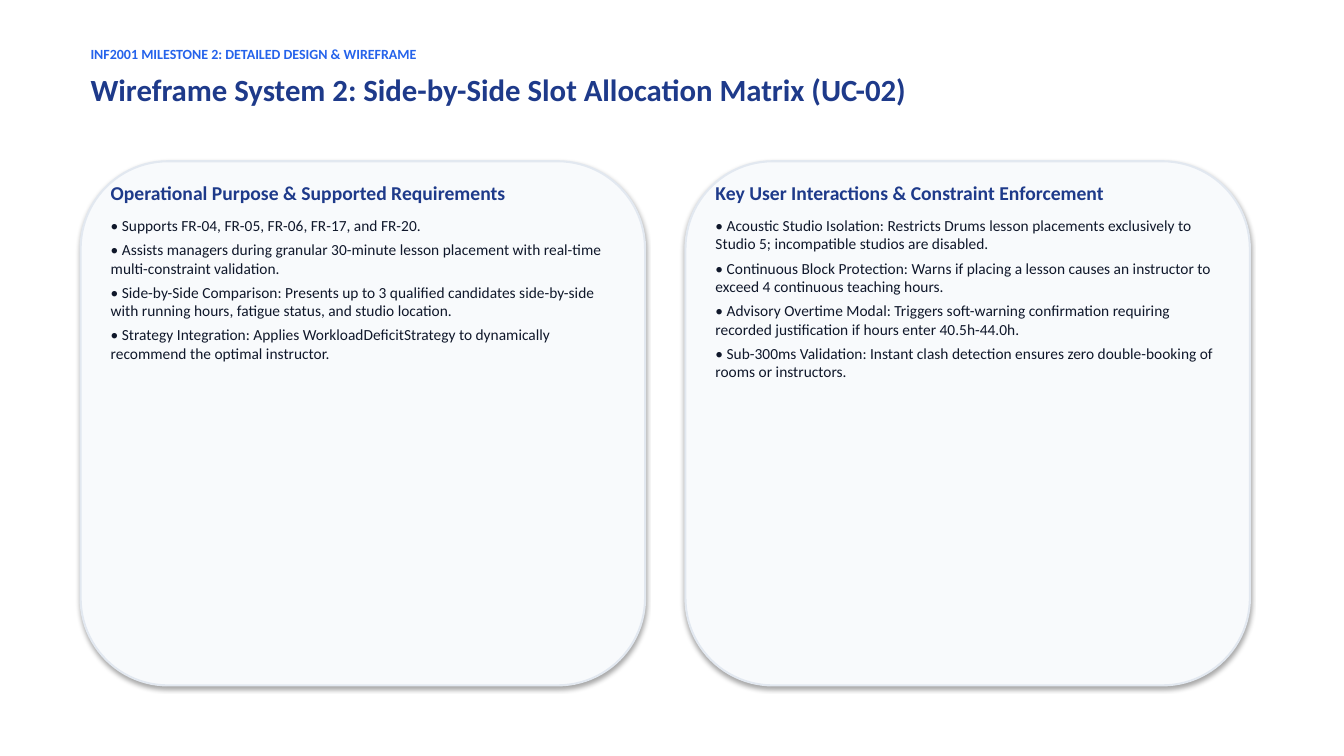
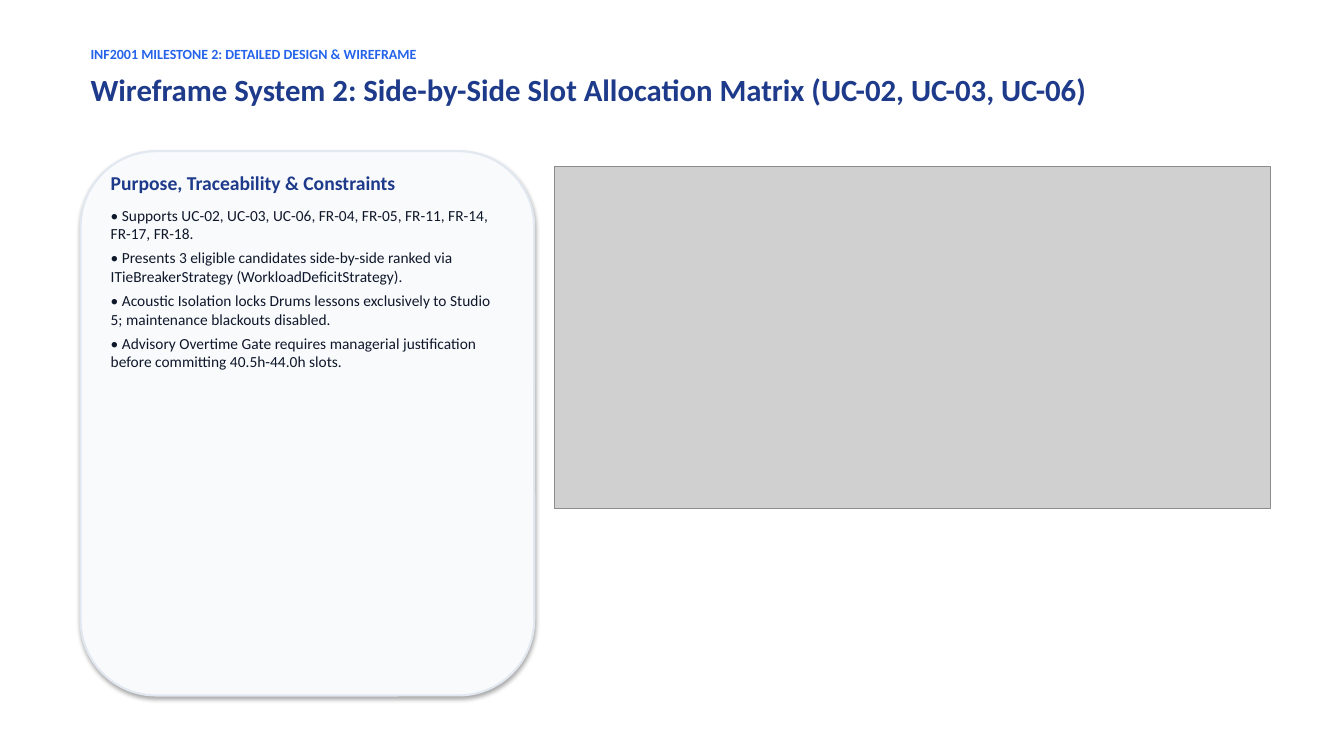
Before and after one commit to adoreblvnk/2001temp, a slide deck: slide 9 of report/INF2001-M2-P5-5-Presentation.pptx. Drawn at 1344x756 pixels with LibreOffice and Linux fonts; fonts in the diff are those of the drawing; grey boxes stand for pictures. Boxes give left, top, right and bottom in pixels: in the first picture for what was removed or moved away, otherwise in the second. Text is boxed around its words. In the diff, an @@ line names an element or a change of style, - is before the commit and + after.

Commit message:
feat(report): update M1/M2 deliverables, wireframes, diagrams, and presentation deck
- Update Milestone 1 & 2 markdown reports and recompiled publication PDFs
- Update class, component, and architecture diagrams with interface contracts
- Add wireframe mockups and design system assets (manager cockpit, allocation matrix, teacher portal, audit console)
- Add GoF Observer and Strategy pattern comparison diagrams
- Update presentation deck generation script and rebuild presentation PPTX

```diff
--- a/report/INF2001-M2-P5-5-Presentation.pptx
+++ b/report/INF2001-M2-P5-5-Presentation.pptx
@@ text at (91, 78, 1086, 106): text changed @@
-Wireframe System 2: Side-by-Side Slot Allocation Matrix (UC-02)
+Wireframe System 2: Side-by-Side Slot Allocation Matrix (UC-02, UC-03, UC-06)
@@ rounded rectangle: place and size @@
-rounded rectangle at (81, 161, 645, 686)
+rounded rectangle at (81, 151, 534, 696)
@@ text at (111, 176, 490, 370): text changed @@
-Operational Purpose & Supported Requirements
-• Supports FR-04, FR-05, FR-06, FR-17, and FR-20.
-• Assists managers during granular 30-minute lesson placement with real-time multi-constraint validation.
-• Side-by-Side Comparison: Presents up to 3 qualified candidates side-by-side with running hours, fatigue status, and studio location.
-• Strategy Integration: Applies WorkloadDeficitStrategy to dynamically recommend the optimal instructor.
+Purpose, Traceability & Constraints
+• Supports UC-02, UC-03, UC-06, FR-04, FR-05, FR-11, FR-14, FR-17, FR-18.
+• Presents 3 eligible candidates side-by-side ranked via ITieBreakerStrategy (WorkloadDeficitStrategy).
+• Acoustic Isolation locks Drums lessons exclusively to Studio 5; maintenance blackouts disabled.
+• Advisory Overtime Gate requires managerial justification before committing 40.5h-44.0h slots.
@@ picture added at (555, 166, 1270, 508) @@
@@ rounded rectangle removed at (686, 161, 1250, 686) @@
@@ text removed at (715, 186, 1213, 377) @@
-Key User Interactions & Constraint Enforcement
-• Acoustic Studio Isolation: Restricts Drums lesson placements exclusively to Studio 5; incompatible studios are disabled.
-• Continuous Block Protection: Warns if placing a lesson causes an instructor to exceed 4 continuous teaching hours.
-• Advisory Overtime Modal: Triggers soft-warning confirmation requiring recorded justification if hours enter 40.5h-44.0h.
-• Sub-300ms Validation: Instant clash detection ensures zero double-booking of rooms or instructors.
```
Also in this commit, not shown: 3 other slides changed, 42 other files.
